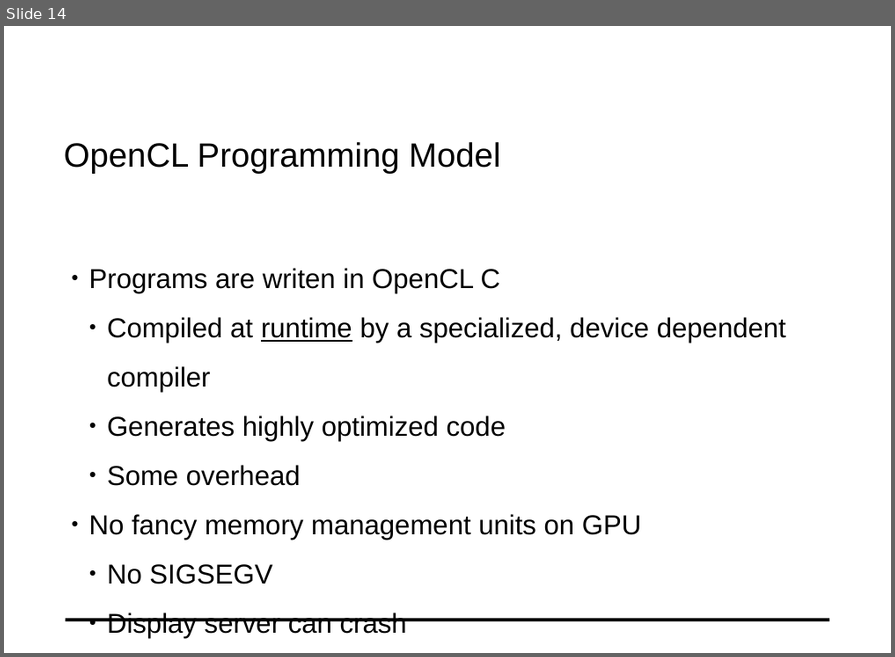
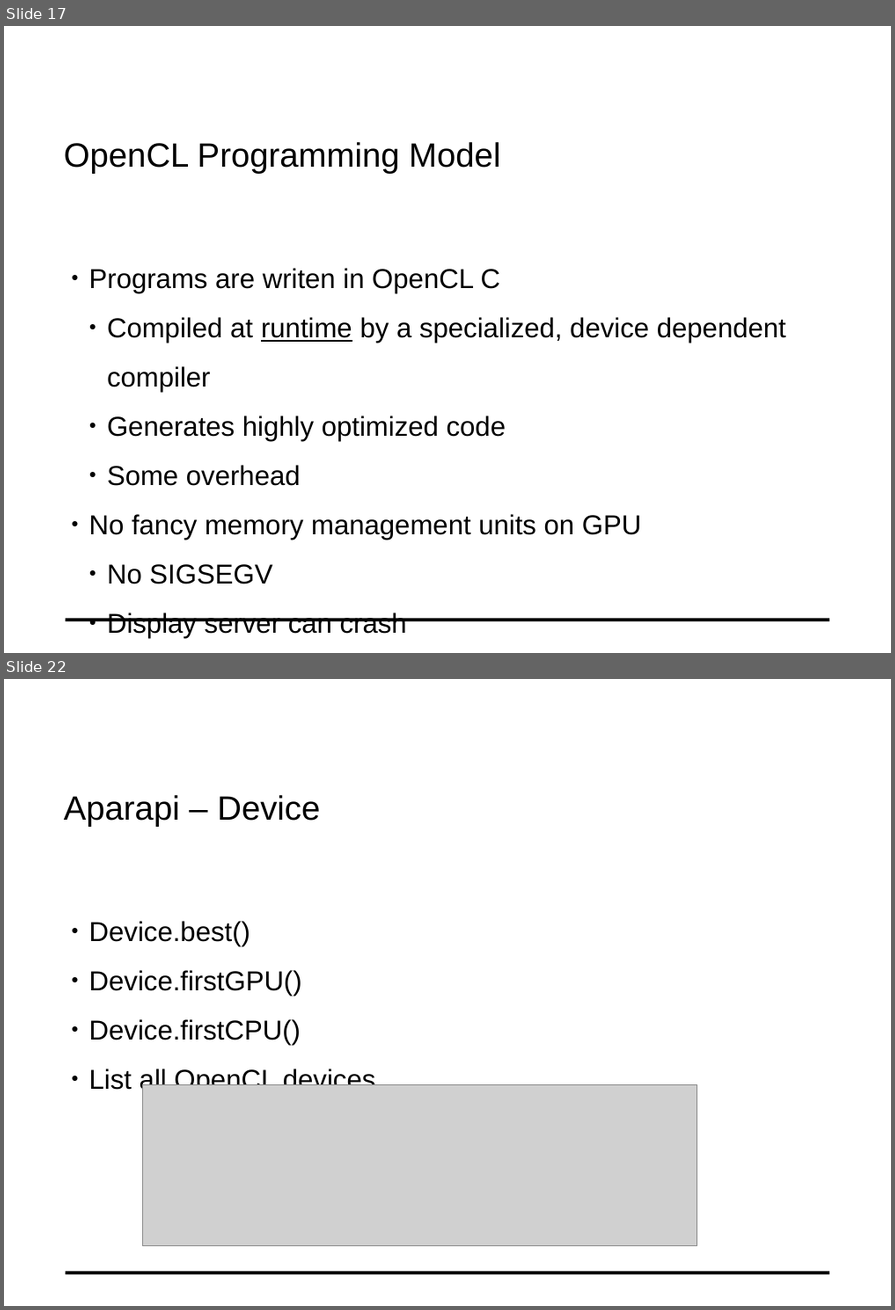
Before and after one commit to fluescher/conpr-opencl-lecture, a slide deck: docs/SL_OpenCL.odp. Shown one above the other, each under a label of ours: slide 14 before the commit, slides 17 and 22 after it; the slides between them are not shown. The pictures are 895x657 and 895x1310 pixels, drawn with LibreOffice and Linux fonts; fonts in the diff are those of the drawing; grey boxes stand for pictures; background and template pictures are left out. Boxes give left, top, right and bottom in pixels: in the first picture for what was removed or moved away, otherwise in the second. Text is boxed around its words. In the diff, an @@ line names an element or a change of style, - is before the commit and + after.

```diff
--- a/docs/SL_OpenCL.odp
+++ b/docs/SL_OpenCL.odp
@@ slide 22 added at bbox=[4, 679, 891, 1306], background #FFFFFF; not listed: 1 template element that a slide beside it also shows @@
@@ text added at bbox=[64, 795, 320, 827], 32 pt, text #000000 @@
+Aparapi – Device
@@ text added at bbox=[89, 921, 376, 1094], 26 pt, text #000000 @@
+● Device.best()
+● Device.firstGPU()
+● Device.firstCPU()
+● List all OpenCL devices
@@ picture added at bbox=[143, 1085, 697, 1247] @@
@@ what was slide 14 is now slide 17 @@
```
Also in this commit, not shown: 3 slides changed, 13 other slides added, 2 other files.
